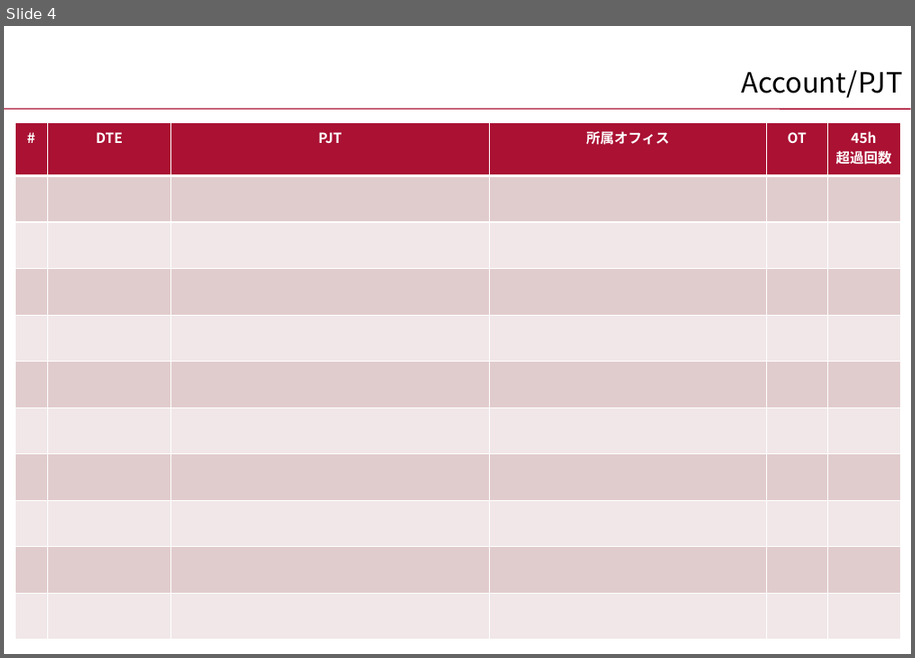
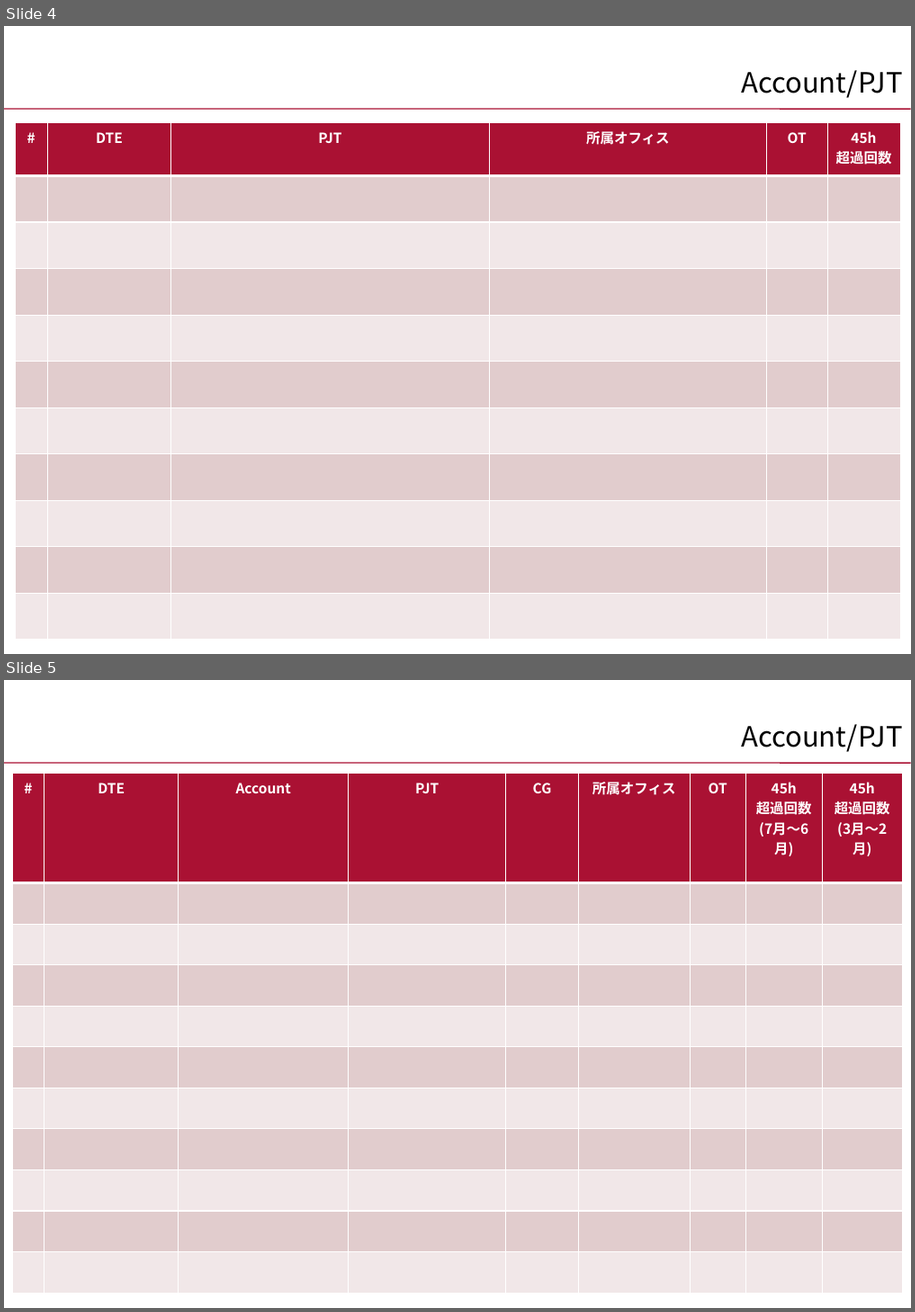
Before and after one commit to nogizakapython/test1, a slide deck: 20241001/安全衛生委員会PowerPointマクロ_ver1.02.pptm. Shown one above the other, each under a label of ours: slide 4 before the commit, slides 4 and 5 after it. The pictures are 915x658 and 915x1312 pixels, drawn with LibreOffice and Linux fonts; fonts in the diff are those of the drawing; background and template pictures are left out. Boxes give left, top, right and bottom in pixels: in the first picture for what was removed or moved away, otherwise in the second. Text is boxed around its words. In the diff, an @@ line names an element or a change of style, - is before the commit and + after.

```diff
--- a/20241001/安全衛生委員会PowerPointマクロ_ver1.02.pptm
+++ b/20241001/安全衛生委員会PowerPointマクロ_ver1.02.pptm
@@ slide 5 added at (4,680,911,1308), background #FFFFFF; not listed: 1 template element that a slide beside it also shows @@
@@ title added at (741,724,902,752), 24 pt, text #000000 @@
+Account/PJT
@@ table added at (12,774,903,1276), 11 rows, 9 columns @@
+# | DTE | Account | PJT | CG | 所属オフィス | OT | 45h / 超過回数 / (7月～6月) | 45h / 超過回数 / (3月～2月)
+ |  |  |  |  |  |  |  | 
+ |  |  |  |  |  |  |  | 
+ |  |  |  |  |  |  |  | 
+ |  |  |  |  |  |  |  | 
+ |  |  |  |  |  |  |  | 
+ |  |  |  |  |  |  |  | 
+ |  |  |  |  |  |  |  | 
+ |  |  |  |  |  |  |  | 
+ |  |  |  |  |  |  |  | 
+ |  |  |  |  |  |  |  | 
```
Also in this commit, not shown: 2 slides changed, 1 other file.
